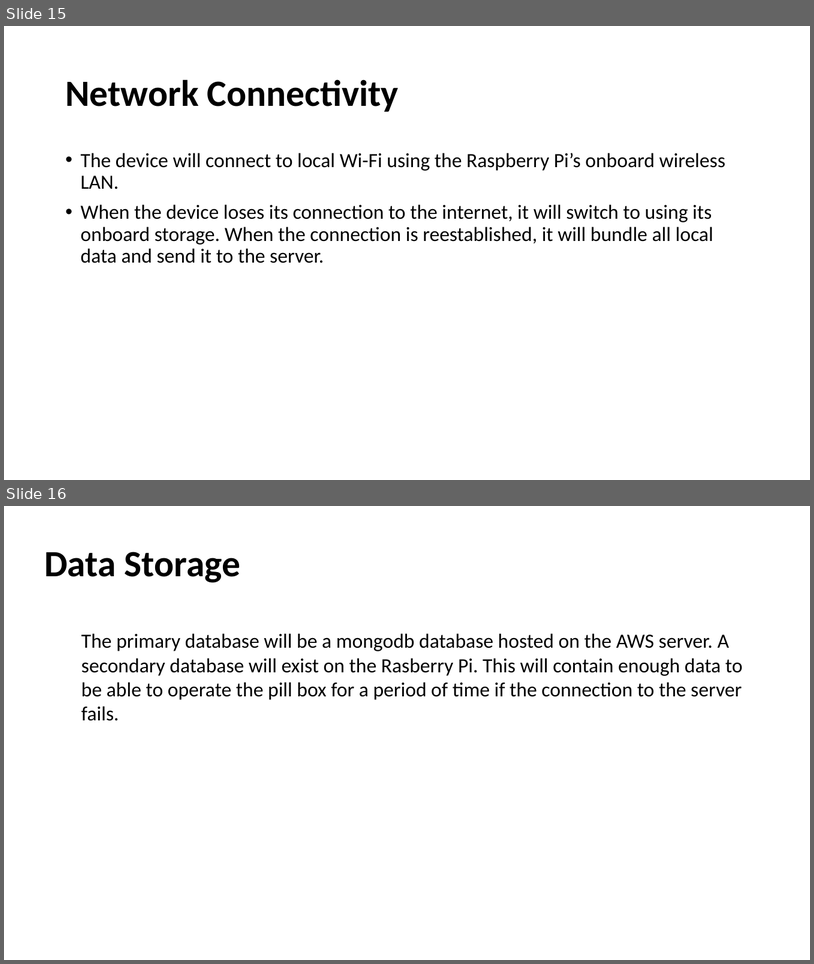
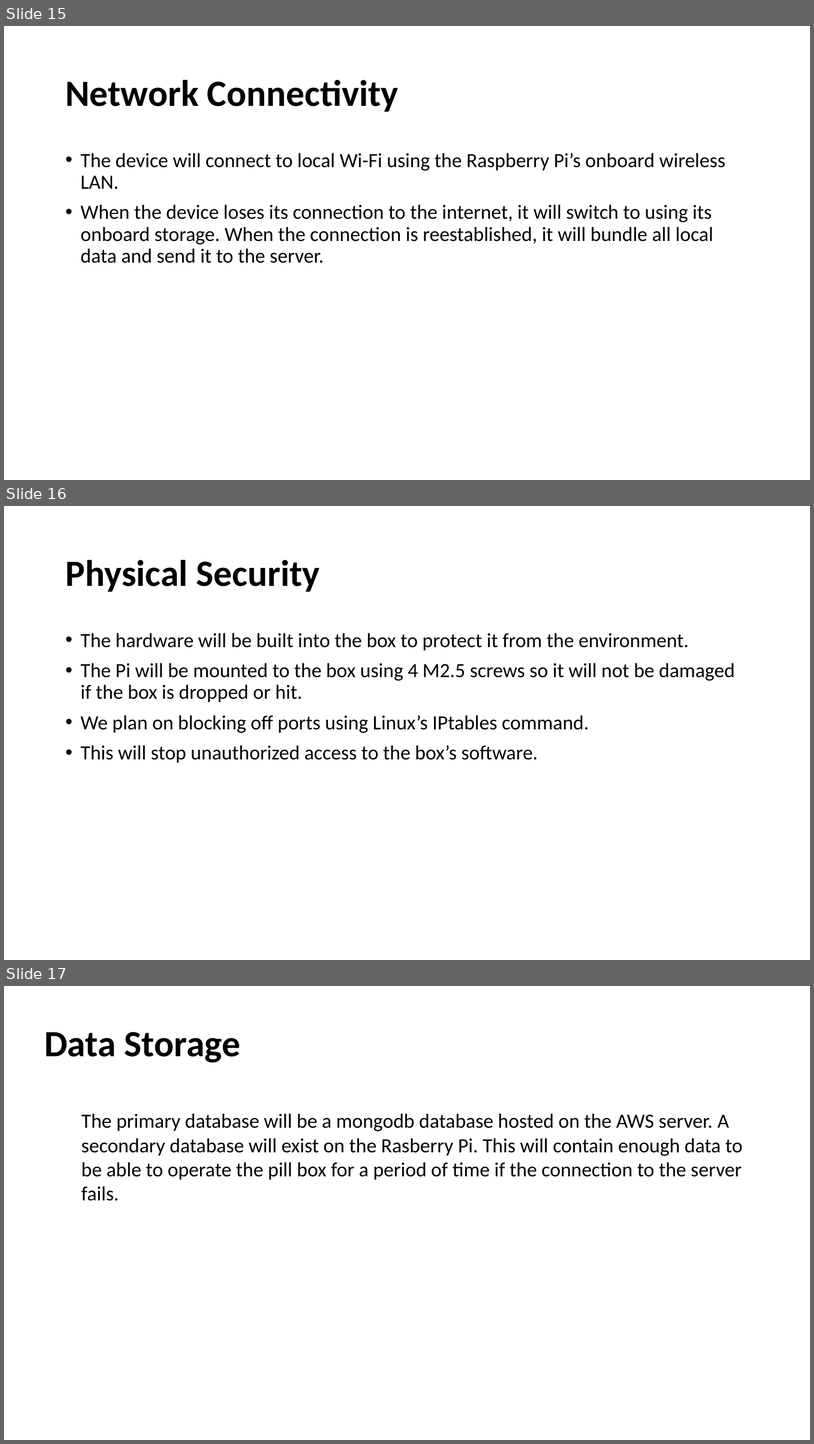
Before and after one commit to cianashby1337/IOT_CA1_Documentation, a slide deck: Screencast_PowerPoint.pptx. Shown one above the other, each under a label of ours: slides 15 and 16 before the commit, slides 15, 16 and 17 after it. The pictures are 814x964 and 814x1444 pixels, drawn with LibreOffice and Linux fonts; fonts in the diff are those of the drawing. Boxes give left, top, right and bottom in pixels: in the first picture for what was removed or moved away, otherwise in the second. Text is boxed around its words. In the diff, an @@ line names an element or a change of style, - is before the commit and + after.

Commit message:
Add physical security slide

```diff
--- a/Screencast_PowerPoint.pptx
+++ b/Screencast_PowerPoint.pptx
@@ slide 16 added at (x1=4, y1=506, x2=810, y2=960), background #FFFFFF @@
@@ title added at (x1=65, y1=559, x2=320, y2=592), 44 pt, text #000000, bold @@
+Physical Security
@@ text added at (x1=81, y1=633, x2=735, y2=763), 24 pt, text #000000 @@
+• The hardware will be built into the box to protect it from the environment.
+• The Pi will be mounted to the box using 4 M2.5 screws so it will not be damaged if the box is dropped or hit.
+• We plan on blocking off ports using Linux’s IPtables command.
+• This will stop unauthorized access to the box’s software.
@@ what was slide 16 is now slide 17 @@
```
